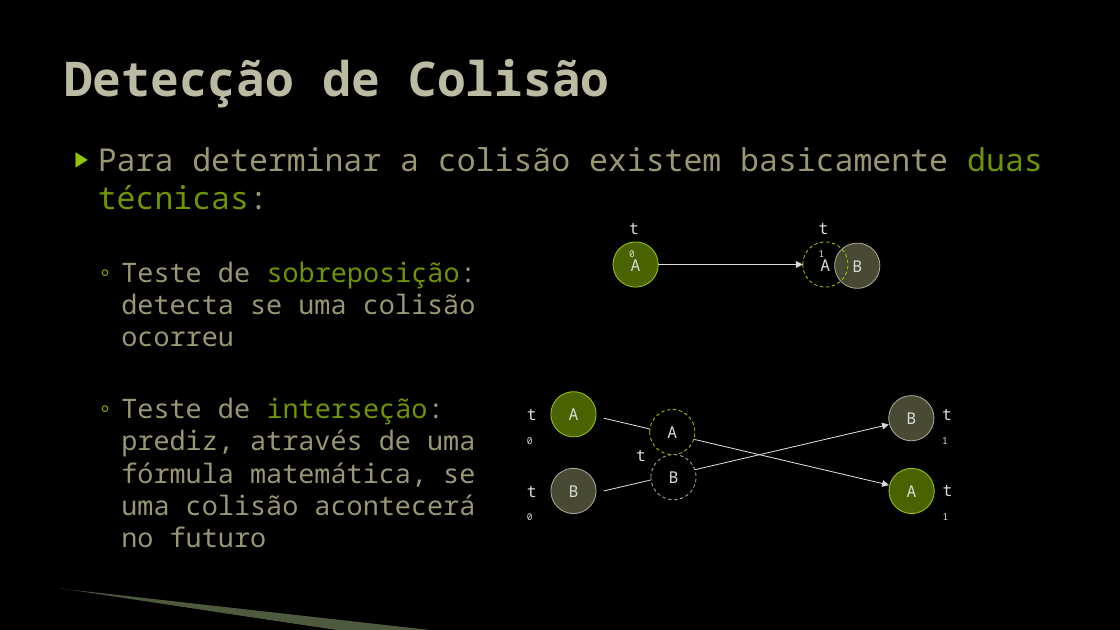
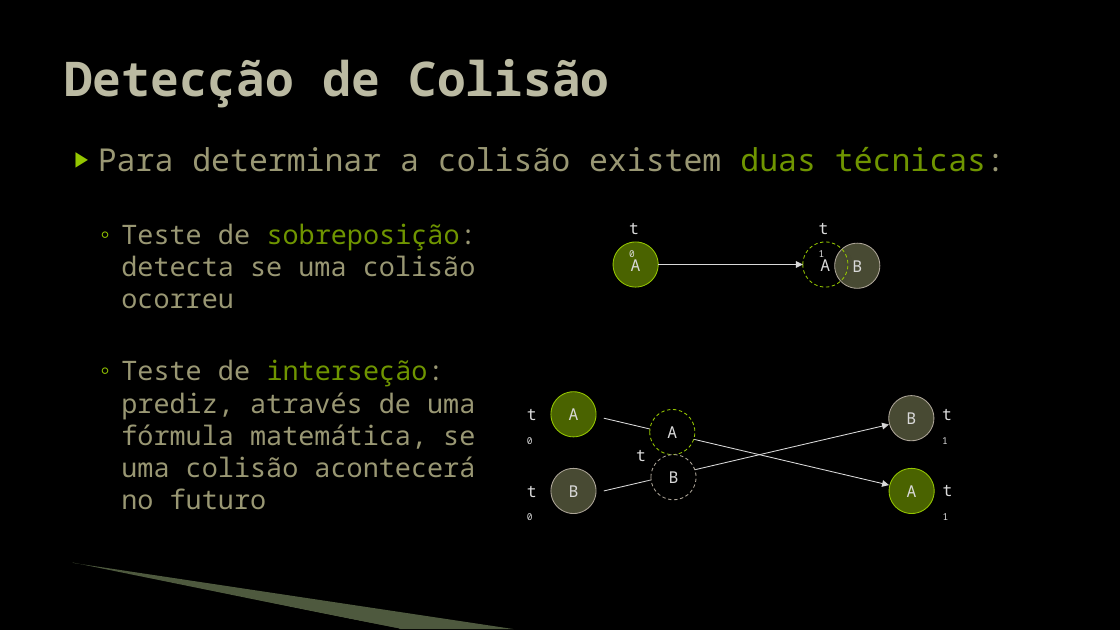
Before and after one commit to JudsonSS/Jogos, a slide deck: slide 4 of Slides/10. Detecção de Colisão.pptx. Drawn at 1120x630 pixels with LibreOffice and Linux fonts; fonts in the diff are those of the drawing; background and template pictures are left out. Boxes give left, top, right and bottom in pixels: in the first picture for what was removed or moved away, otherwise in the second. Text is boxed around its words. In the diff, an @@ line names an element or a change of style, - is before the commit and + after.

```diff
--- a/Slides/10. Detecção de Colisão.pptx
+++ b/Slides/10. Detecção de Colisão.pptx
@@ text at box(98, 147, 1005, 172): text changed @@
-▶ Para determinar a colisão existem basicamente duas técnicas:
+▶ Para determinar a colisão existem duas técnicas:
@@ freeform shape: place and size @@
-freeform shape at box(60, 590, 340, 630)
+freeform shape at box(71, 565, 400, 629)
@@ freeform shape: place and size @@
-freeform shape at box(61, 589, 437, 630)
+freeform shape at box(73, 563, 514, 629)
```
Also in this commit, not shown: 17 other slides changed, 2 slides added.
